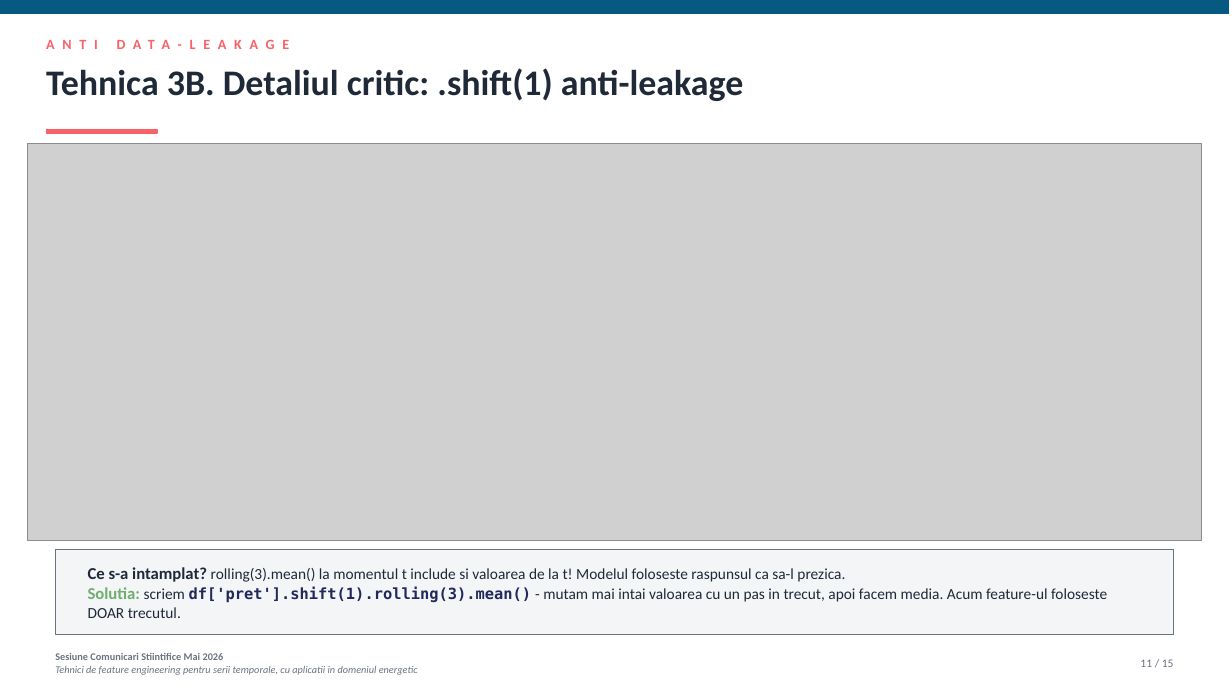
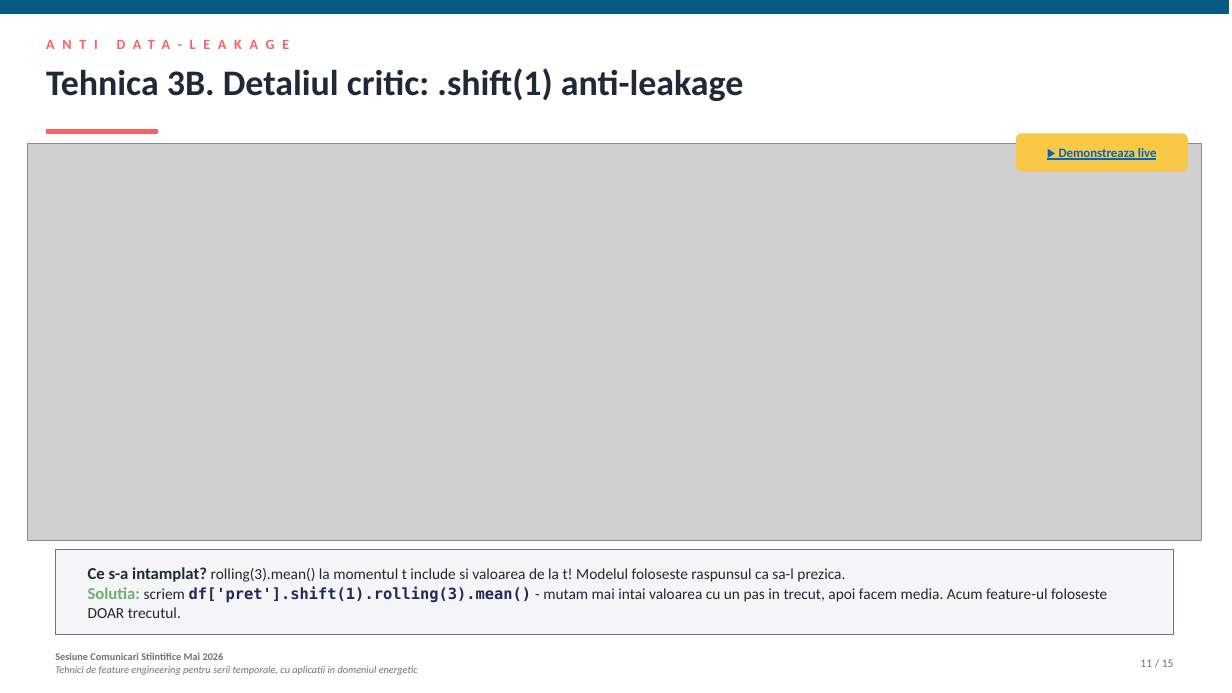
Before and after one commit to diana-nenu/Disertatie_AI_Platform, a slide deck: slide 11 of docs/SCSS/SCSS_FeatureEngineering_Diana_Nenu.pptx. Drawn at 1232x693 pixels with LibreOffice and Linux fonts; fonts in the diff are those of the drawing; grey boxes stand for pictures. Boxes give left, top, right and bottom in pixels: in the first picture for what was removed or moved away, otherwise in the second. Text is boxed around its words. In the diff, an @@ line names an element or a change of style, - is before the commit and + after.

```diff
--- a/docs/SCSS/SCSS_FeatureEngineering_Diana_Nenu.pptx
+++ b/docs/SCSS/SCSS_FeatureEngineering_Diana_Nenu.pptx
@@ rounded rectangle added at [1017,134,1188,171], fill #F9C846, outline #F9C846 1 pt @@
@@ text added at [1059,148,1157,160], 10 pt, text #0563C1, bold, underline @@
+▶ Demonstreaza live
```
Also in this commit, not shown: 3 other slides changed, 3 other files.
